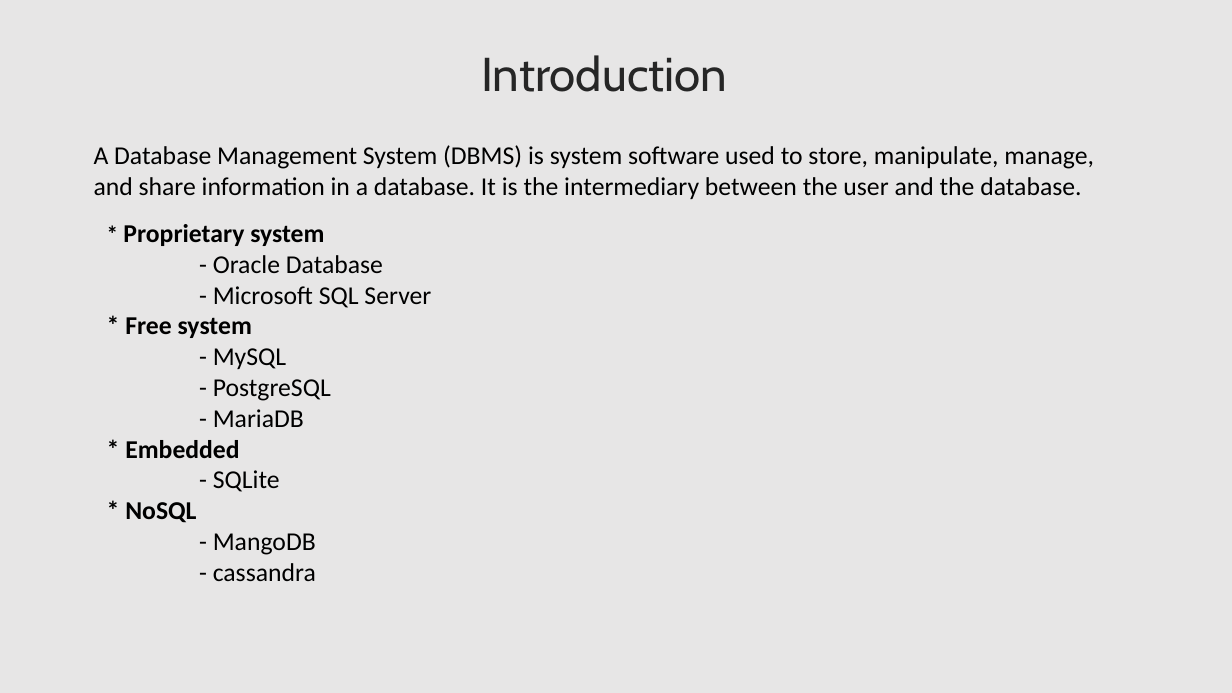
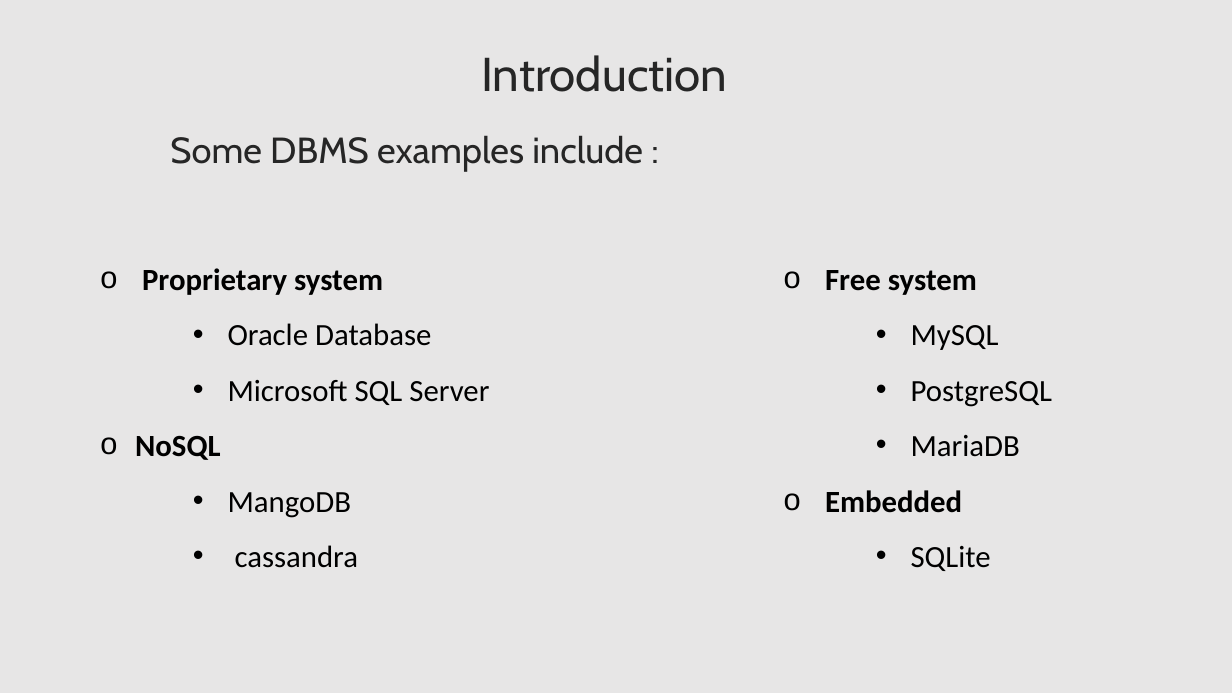
Before and after one commit to lahcenrahlaoui/Wingardium_Leviosaaaa, a slide deck: slide 6 of Presentation-projet-SQLite.pptx (slide 4 before the commit). Drawn at 1232x693 pixels with LibreOffice and Linux fonts; fonts in the diff are those of the drawing. Boxes give left, top, right and bottom in pixels: in the first picture for what was removed or moved away, otherwise in the second. Text is boxed around its words. In the diff, an @@ line names an element or a change of style, - is before the commit and + after.

```diff
--- a/Presentation-projet-SQLite.pptx
+++ b/Presentation-projet-SQLite.pptx
@@ text removed at [94,145,1094,199] @@
-A Database Management System (DBMS) is system software used to store, manipulate, manage, and share information in a database. It is the intermediary between the user and the database.
@@ text added at [170,135,643,172], 28.3 pt, text #262626 @@
+Some DBMS examples include :
@@ text added at [135,268,489,568], 24 pt, text #000000 @@
+  o Proprietary system
+      • Oracle Database
+      • Microsoft SQL Server
+  o NoSQL
+      • MangoDB
+      • cassandra
@@ text at [825,270,1052,571]: text changed; size 20 to 24 pt @@
-* Proprietary system
-- Oracle Database
-- Microsoft SQL Server
-* Free system
-- MySQL
-- PostgreSQL
-- MariaDB
-* Embedded
-- SQLite
-* NoSQL
-- MangoDB
-- cassandra
+  o Free system
+      • MySQL
+      • PostgreSQL
+      • MariaDB
+  o Embedded
+      • SQLite
```
Also in this commit, not shown: 3 other slides changed, 10 slides added, 1 slide removed, 7 other files.
